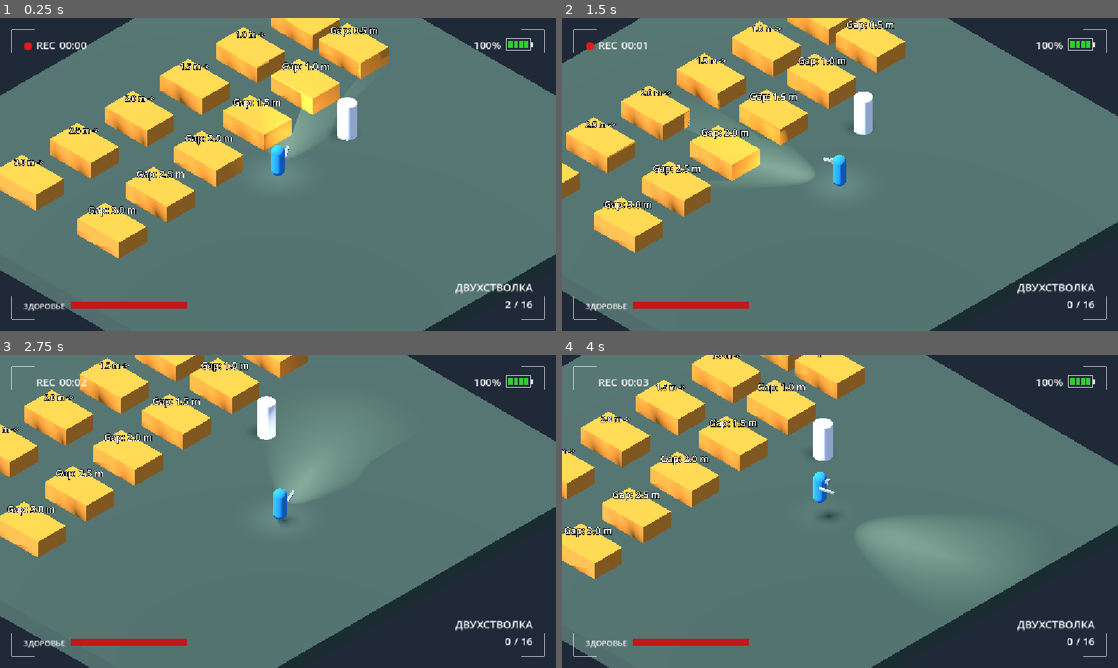
Above: before the commit, frames 1-4 (two rows, left to right).
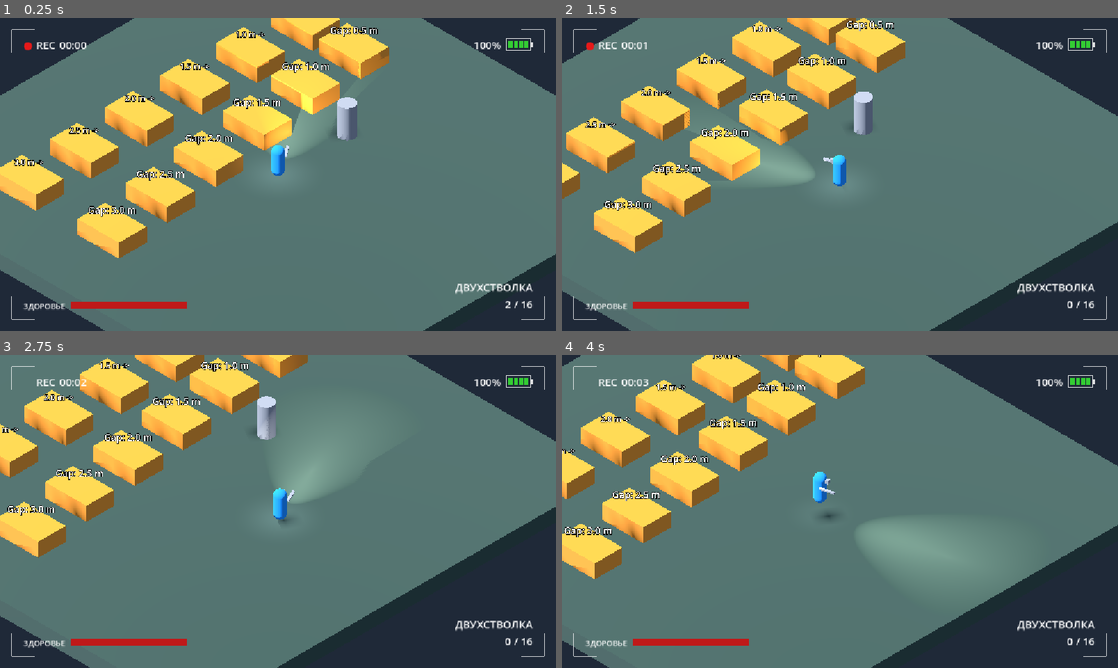
Above: after the commit, the same moments.

Repository: AnckerStudios/the-camera-game
Game: Godot game, scene res://scene/misha_v1.tscn
The game is run twice, just before and just after one commit, with the same random seed, the same clock (stepped at 60 frames per second) and the same inputs.
Inputs (mouse positions are in pixels of both pictures, inside the frame that each line leads up to):
- Up to frame 1 (0.25 s): no input
- Up to frame 2 (1.5 s): move the mouse to (962, 158) at 0.52 s; hold D (move_right) 0.53-1.28 s; hold Right mouse button (alt_fire) 0.53-1.28 s; tap Space (jump) at 0.77 s; move the mouse to (728, 190) at 1.27 s; hold S (move_backward) from 1.28 s (still down); tap Shift (dash) at 1.35 s
- Up to frame 3 (2.75 s): tap Space (jump) at 1.52 s; move the mouse to (333, 442) at 2.02 s; release S (move_backward) at 2.03 s; press the mouse at (333, 442) at 2.03 s; hold D (move_right) from 2.03 s (still down)
- Up to frame 4 (4 s): move the mouse to (812, 574) at 2.77 s; release D (move_right) at 2.78 s; release the mouse at (812, 574) at 2.78 s; hold W (move_forward) 2.78-3.53 s; tap Q (weapon_next) at 2.85 s; tap Space (jump) at 3.02, 3.77 s; move the mouse to (1006, 558) at 3.52 s; hold A (move_left) from 3.53 s (still down); hold Mouse wheel up (weapon_prev) from 3.53 s (still down)

The runs differ from the first frame. In frame 1, 0.5% of the frame differs, in the area x 60-65%, y 25-40%; in frame 2, 0.4%; in frame 3, 0.4%; in frame 4, 0.5%, in the area x 44-49%, y 20-34%.
Error before the commit: Parse Error: Unexpected "VCS conflict marker" in class body. (res://gamelogic/weapon/damage_dummy.gd:33)

Commit message:
убрать dummy из вырезания

Diff:
--- a/gamelogic/player/camera/wall_cutout.gd
+++ b/gamelogic/player/camera/wall_cutout.gd
@@ -197,9 +197,6 @@
 		return
 	var cones := get_tree().get_nodes_in_group(&"visibility_cones")
 	var enemies := get_tree().get_nodes_in_group(&"monster")
-	for dummy in get_tree().get_nodes_in_group(&"cutout_targets"):
-		if not enemies.has(dummy):
-			enemies.append(dummy)
 	for enemy in enemies:
 		if not enemy is Node3D or not enemy.is_visible_in_tree():
 			continue
--- a/gamelogic/weapon/damage_dummy.gd
+++ b/gamelogic/weapon/damage_dummy.gd
@@ -30,4 +30,3 @@
 			inside = true
 			break
 	visible = inside
->>>>>>> 3abc5c9 (добавить логику показывания персонажа и врагов через стену)
